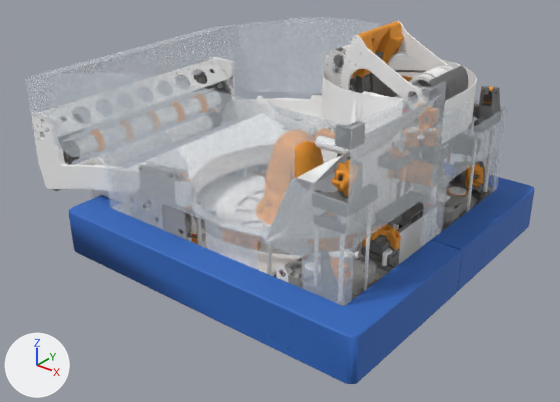
What one commit did to the glTF model public/assets/robots/4481-era-ii/robot.glb.
The view is the same before and after, from a camera (50 mm lens) standing at (1.051, -1.428, 0.803) and looking at (-0.06, -0.04, -0.057). Every picture has the same lights, and +X, +Y and +Z are marked at lower left. The first picture is the older version. Where no turn or scale is listed for an object, it has been applied to the vertices. Vertices at exactly the same position are counted once.

Names of what the first picture shows: 'chassis/0.2,0.2,0.2,1', 'chassis/0.4,0.4,0.4,1', 'chassis/0.8,0.8,0.8,1', 'chassis/0.92,0.37,0.04,1', 'chassis/1,1,1,1', 'chassis/bumper', 'chassis/polycarbonate', 'intake/1,1,1,1', 'intake/polycarbonate', 'turret-hood/0.92,0.37,0.04,1', 'turret/0.2,0.2,0.2,1', 'turret/1,1,1,1' and 8 more.
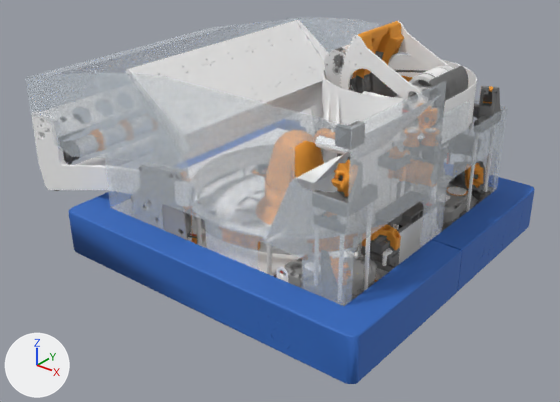
Where the newer file only moved an object's origin or applied its transform, the numbers keep the older frame.

Boxes (x1, y1, x2, y2) around the edits, measured in the pictures (560 x 402 px; the box of a moved part takes in the faces that stretch with it):
'passive-kicker/1,1,1,1', added: after (125, 20, 329, 123)
'chassis/1,1,1,1', reshaped (mostly hidden): before (90, 54, 491, 300); after (144, 54, 492, 300)
part 2 of me_intake_1_1_1_1, moved or reshaped: before (33, 58, 311, 191); after (33, 129, 108, 190)

The change, as a diff of the scene's bpy script:
```diff
--- a/public/assets/robots/4481-era-ii/robot.glb.py
+++ b/public/assets/robots/4481-era-ii/robot.glb.py
@@ me_chassis_1_1_1_1 @@
 # used by ob_chassis_1_1_1_1; location = (-0.065, 0.0, 0.061)
-me_chassis_1_1_1_1.from_pydata(...)  # 41242 vertices, 85225 faces; spans x -0.432..0.432, y -0.367..0.367, z -0.234..0.234
+me_chassis_1_1_1_1.from_pydata(...)  # 44470 vertices, 93353 faces; spans x -0.302..0.432, y -0.367..0.367, z -0.222..0.234
+# me_chassis_1_1_1_1 part 1: 895 vertices moved within x -0.275..0.397, y -0.34..0.346, z -0.222..0.113; 11503 vertices removed from x -0.432..0.405, y -0.346..0.346, z -0.234..0.225; 14703 vertices added at x -0.275..0.405, y -0.346..0.346, z -0.222..0.224
+# other edits to the shape of me_chassis_1_1_1_1 do not show in these pictures
 me_chassis_1_1_1_1.materials.append(mat_1_1_1_1)
@@ me_intake_1_1_1_1 @@
 # used by ob_intake_1_1_1_1; location = (-0.357, 0.0, -0.017)
-me_intake_1_1_1_1.from_pydata(...)  # 9648 vertices, 27211 faces; spans x -0.287..0.287, y -0.34..0.34, z -0.156..0.156
+me_intake_1_1_1_1.from_pydata(...)  # 8690 vertices, 24983 faces; spans x -0.287..0.287, y -0.34..0.34, z -0.061..0.156
+# me_intake_1_1_1_1 part 2: 476 vertices moved from x -0.284..0.287, y -0.34..0.34, z -0.049..0.146 to x -0.284..0.287, y -0.34..0.34, z -0.053..0.146; 1257 vertices removed from x -0.287..0.287, y -0.34..0.34, z -0.061..0.156; 1180 vertices added at x -0.287..0.287, y -0.34..0.34, z -0.061..0.156
+# other edits to the shape of me_intake_1_1_1_1 do not show in these pictures
 me_intake_1_1_1_1.materials.append(mat_1_1_1_1)
@@ me_passive_kicker_1_1_1_1 @@
+me_passive_kicker_1_1_1_1.from_pydata(...)  # 1184 vertices, 2669 faces; spans x -0.098..0.098, y -0.315..0.315, z -0.174..0.174
+me_passive_kicker_1_1_1_1.materials.append(mat_1_1_1_1)  # white #ffffff
@@ ob_passive_kicker_1_1_1_1 @@
+ob_passive_kicker_1_1_1_1 = bpy.data.objects.new('passive-kicker/1,1,1,1', me_passive_kicker_1_1_1_1)
+ob_passive_kicker_1_1_1_1.location = (-0.189, 0.0, 0.135)
```
